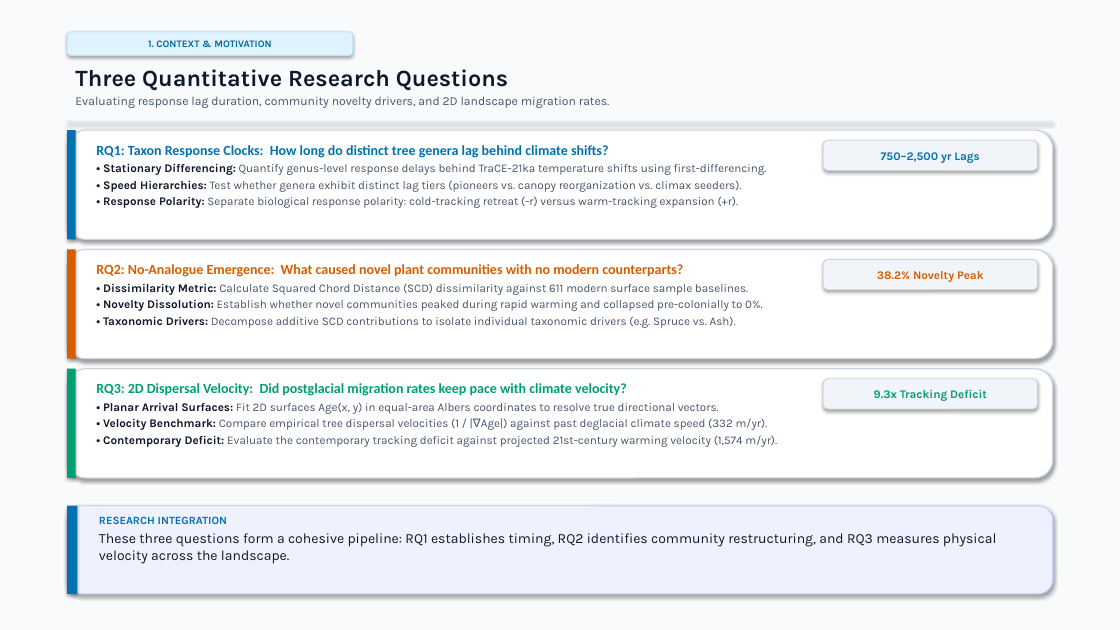
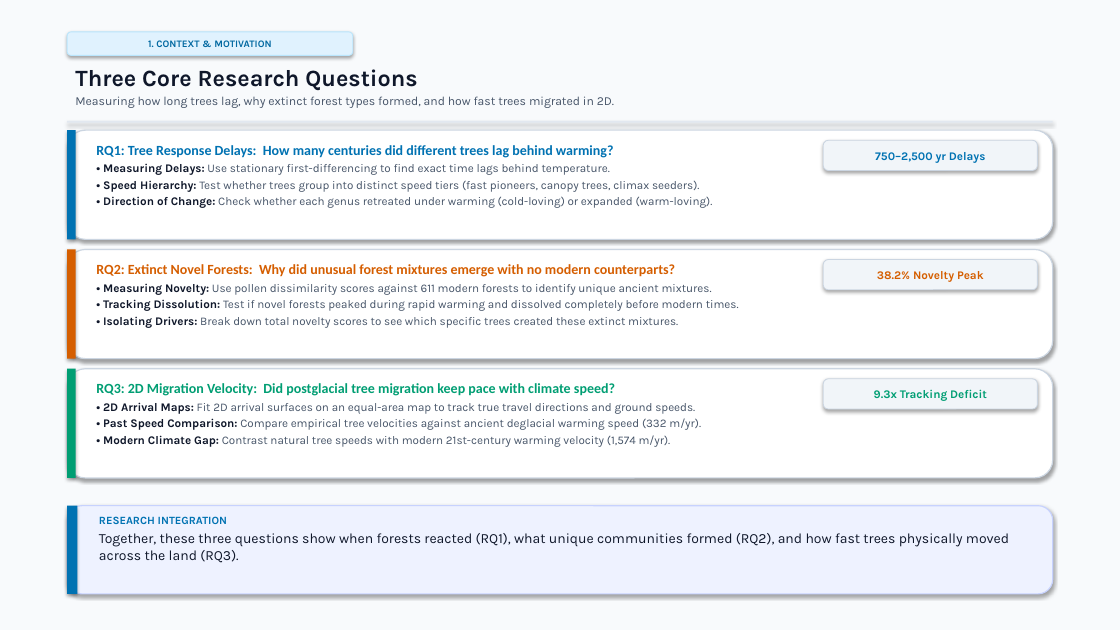
Before and after one commit to vivek-r-2000/EST-Project, a slide deck: slide 3 of TBD2_Final_Project_Presentation_unslopped.pptx. Drawn at 1120x630 pixels with LibreOffice and Linux fonts; fonts in the diff are those of the drawing. Boxes give left, top, right and bottom in pixels: in the first picture for what was removed or moved away, otherwise in the second. Text is boxed around its words. In the diff, an @@ line names an element or a change of style, - is before the commit and + after.

```diff
--- a/TBD2_Final_Project_Presentation_unslopped.pptx
+++ b/TBD2_Final_Project_Presentation_unslopped.pptx
@@ text at [75,69,614,108]: text changed @@
-Three Quantitative Research Questions
-Evaluating response lag duration, community novelty drivers, and 2D landscape migration rates.
+Three Core Research Questions
+Measuring how long trees lag, why extinct forest types formed, and how fast trees migrated in 2D.
@@ text at [96,145,713,208]: text changed @@
-RQ1: Taxon Response Clocks: How long do distinct tree genera lag behind climate shifts?
-• Stationary Differencing: Quantify genus-level response delays behind TraCE-21ka temperature shifts using first-differencing.
-• Speed Hierarchies: Test whether genera exhibit distinct lag tiers (pioneers vs. canopy reorganization vs. climax seeders).
-• Response Polarity: Separate biological response polarity: cold-tracking retreat (-r) versus warm-tracking expansion (+r).
+RQ1: Tree Response Delays: How many centuries did different trees lag behind warming?
+• Measuring Delays: Use stationary first-differencing to find exact time lags behind temperature.
+• Speed Hierarchy: Test whether trees group into distinct speed tiers (fast pioneers, canopy trees, climax seeders).
+• Direction of Change: Check whether each genus retreated under warming (cold-loving) or expanded (warm-loving).
@@ text in rounded rectangle at [875,152,985,163]: text changed @@
-750–2,500 yr Lags
+750–2,500 yr Delays
@@ text at [96,264,739,328]: text changed @@
-RQ2: No-Analogue Emergence: What caused novel plant communities with no modern counterparts?
-• Dissimilarity Metric: Calculate Squared Chord Distance (SCD) dissimilarity against 611 modern surface sample baselines.
-• Novelty Dissolution: Establish whether novel communities peaked during rapid warming and collapsed pre-colonially to 0%.
-• Taxonomic Drivers: Decompose additive SCD contributions to isolate individual taxonomic drivers (e.g. Spruce vs. Ash).
+RQ2: Extinct Novel Forests: Why did unusual forest mixtures emerge with no modern counterparts?
+• Measuring Novelty: Use pollen dissimilarity scores against 611 modern forests to identify unique ancient mixtures.
+• Tracking Dissolution: Test if novel forests peaked during rapid warming and dissolved completely before modern times.
+• Isolating Drivers: Break down total novelty scores to see which specific trees created these extinct mixtures.
@@ text at [96,383,701,447]: text changed @@
-RQ3: 2D Dispersal Velocity: Did postglacial migration rates keep pace with climate velocity?
-• Planar Arrival Surfaces: Fit 2D surfaces Age(x, y) in equal-area Albers coordinates to resolve true directional vectors.
-• Velocity Benchmark: Compare empirical tree dispersal velocities (1 / |∇Age|) against past deglacial climate speed (332 m/yr).
-• Contemporary Deficit: Evaluate the contemporary tracking deficit against projected 21st-century warming velocity (1,574 m/yr).
+RQ3: 2D Migration Velocity: Did postglacial tree migration keep pace with climate speed?
+• 2D Arrival Maps: Fit 2D arrival surfaces on an equal-area map to track true travel directions and ground speeds.
+• Past Speed Comparison: Compare empirical tree velocities against ancient deglacial warming speed (332 m/yr).
+• Modern Climate Gap: Contrast natural tree speeds with modern 21st-century warming velocity (1,574 m/yr).
@@ text at [99,533,1009,563]: text changed @@
-These three questions form a cohesive pipeline: RQ1 establishes timing, RQ2 identifies community restructuring, and RQ3 measures physical velocity across the landscape.
+Together, these three questions show when forests reacted (RQ1), what unique communities formed (RQ2), and how fast trees physically moved across the land (RQ3).
```
Also in this commit, not shown: 21 other slides changed, 1 other file.
